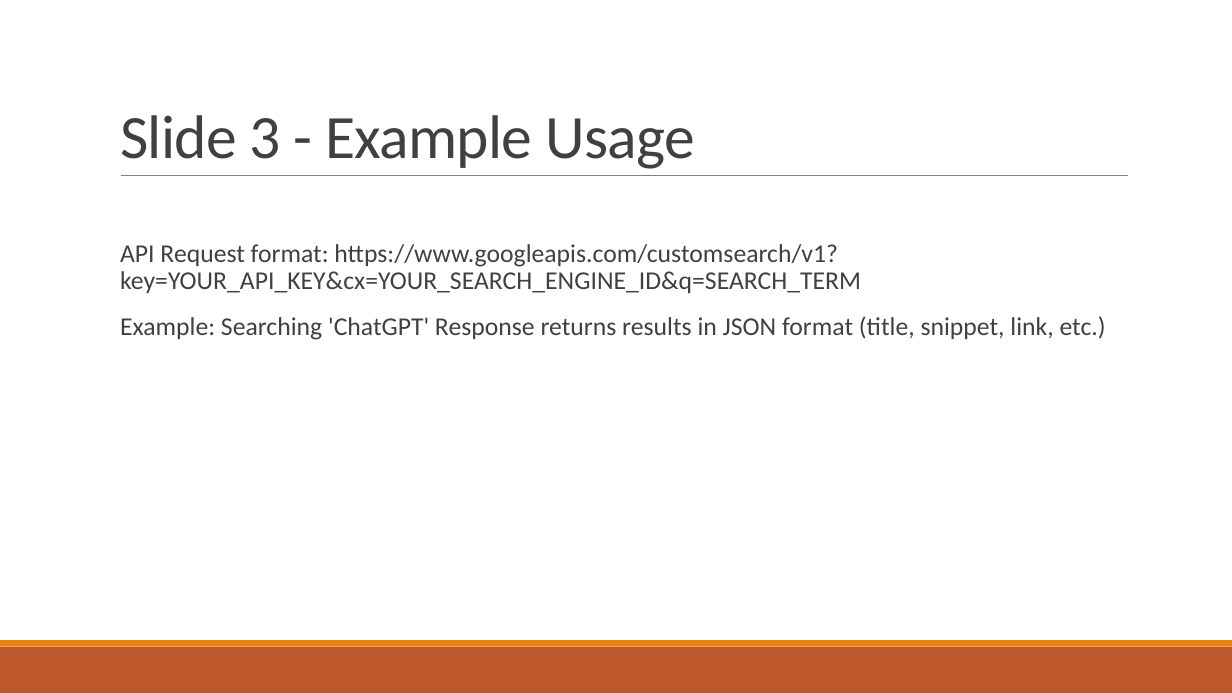
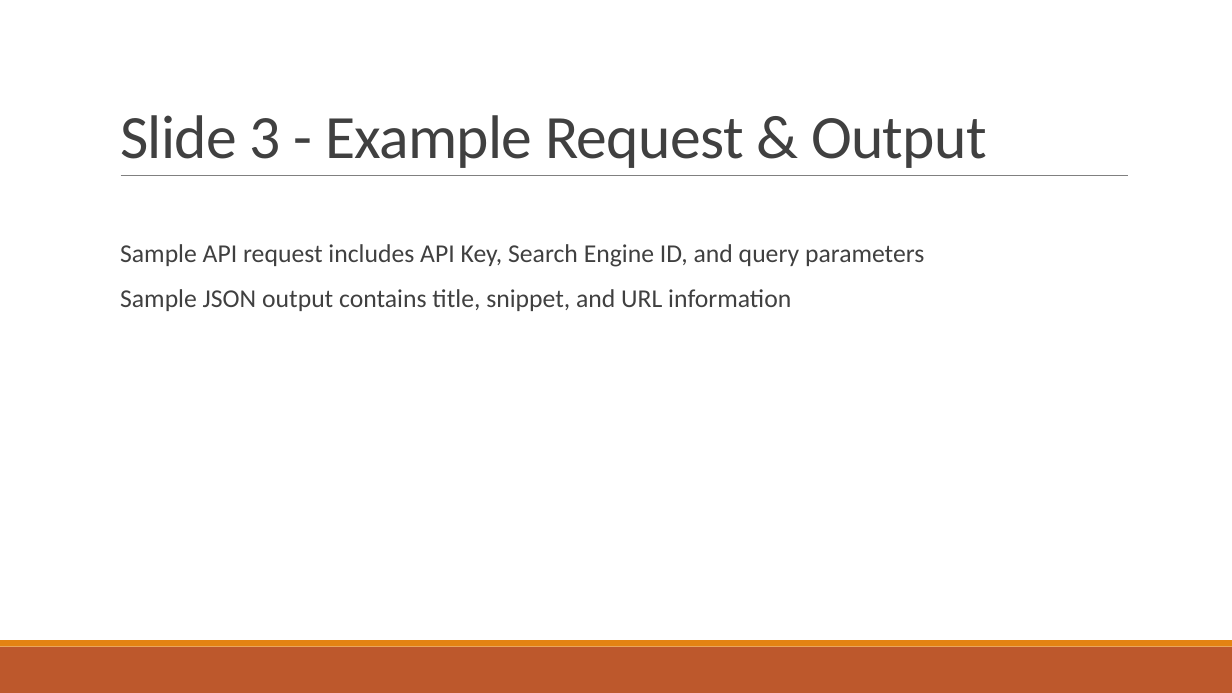
Before and after one commit to tunafishhyyyy/AutoPPTGenerator, a slide deck: slide 3 of generated/generated_Presentation1.pptx. Drawn at 1232x693 pixels with LibreOffice and Linux fonts; fonts in the diff are those of the drawing. Boxes give left, top, right and bottom in pixels: in the first picture for what was removed or moved away, otherwise in the second. Text is boxed around its words. In the diff, an @@ line names an element or a change of style, - is before the commit and + after.

```diff
--- a/generated/generated_Presentation1.pptx
+++ b/generated/generated_Presentation1.pptx
@@ title at (x1=120, y1=115, x2=987, y2=168): text changed @@
-Slide 3 - Example Usage
+Slide 3 - Example Request & Output
@@ text at (x1=120, y1=244, x2=924, y2=311): text changed @@
-  API Request format: https://www.googleapis.com/customsearch/v1?key=YOUR_API_KEY&cx=YOUR_SEARCH_ENGINE_ID&q=SEARCH_TERM
-  Example: Searching 'ChatGPT' Response returns results in JSON format (title, snippet, link, etc.)
+  Sample API request includes API Key, Search Engine ID, and query parameters
+  Sample JSON output contains title, snippet, and URL information
```
Also in this commit, not shown: 2 other slides changed, 3 other files.
